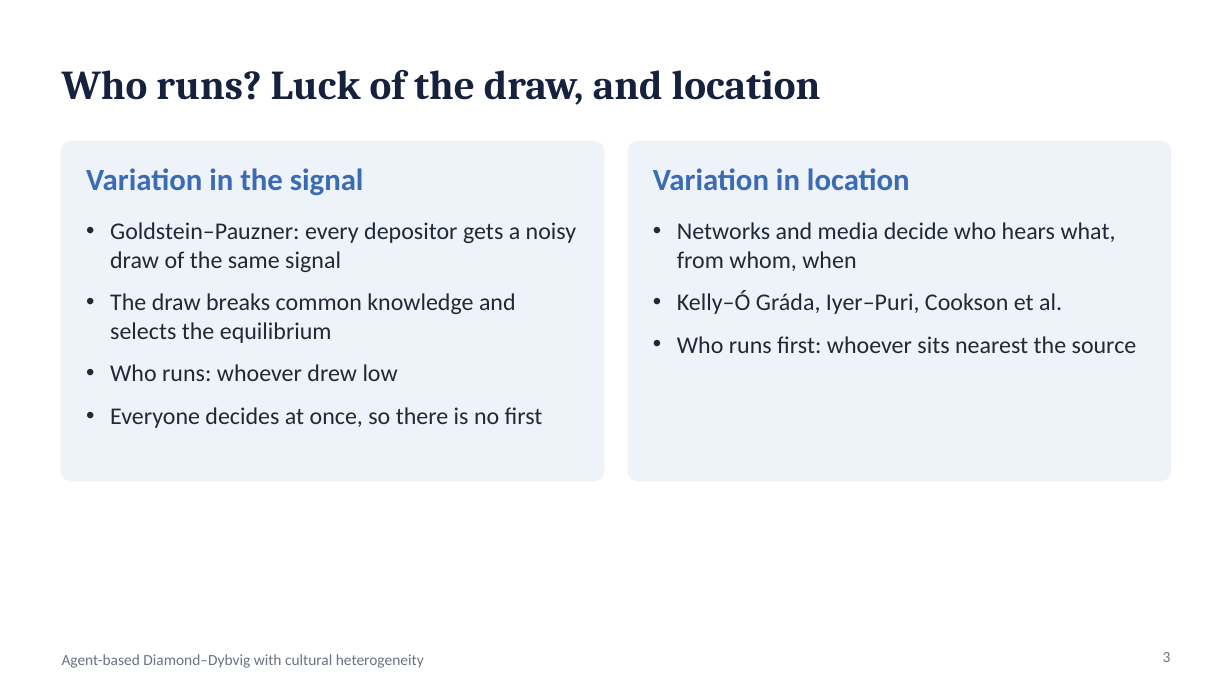
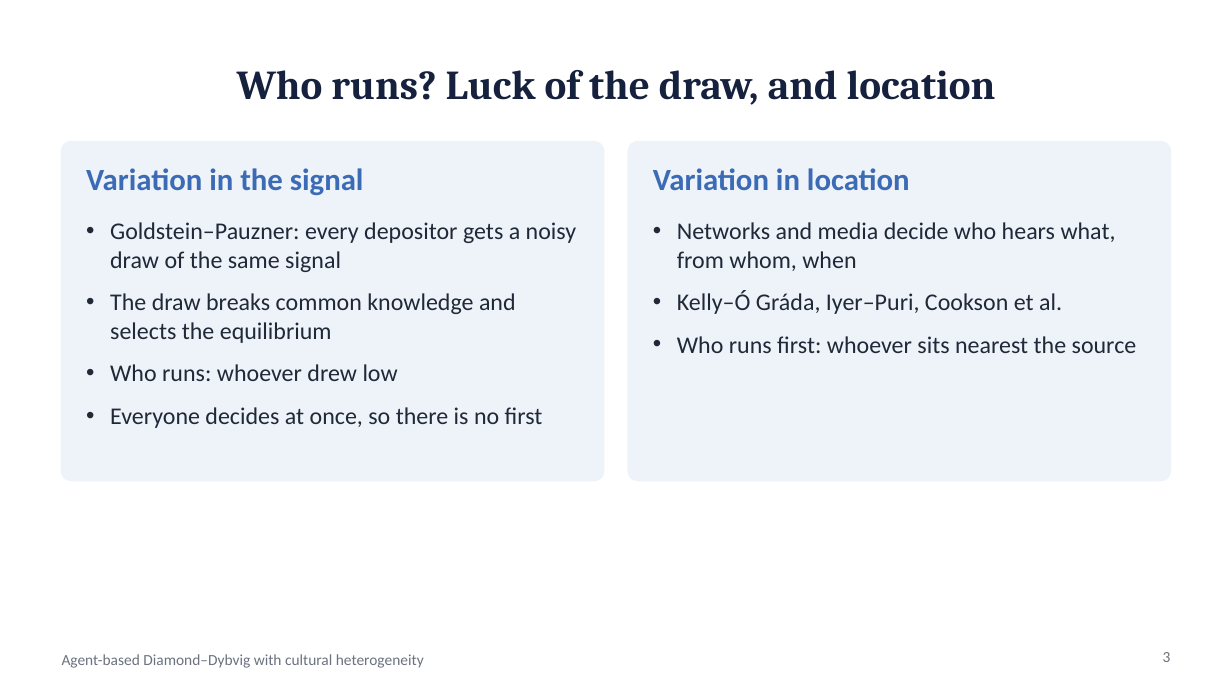
Before and after one commit to wlstover/BankRuns5, a slide deck: slide 3 of docs/deck_2026-10-26_seminar.pptx. Drawn at 1232x693 pixels with LibreOffice and Linux fonts; fonts in the diff are those of the drawing. Boxes give left, top, right and bottom in pixels: in the first picture for what was removed or moved away, otherwise in the second. Text is boxed around its words. In the diff, an @@ line names an element or a change of style, - is before the commit and + after.

```diff
--- a/docs/deck_2026-10-26_seminar.pptx
+++ b/docs/deck_2026-10-26_seminar.pptx
@@ title "Who runs? Luck of the ..." at (237, 70, 996, 105): alignment left to centre @@
```
Also in this commit, not shown: 13 other slides changed, 2 other files.
